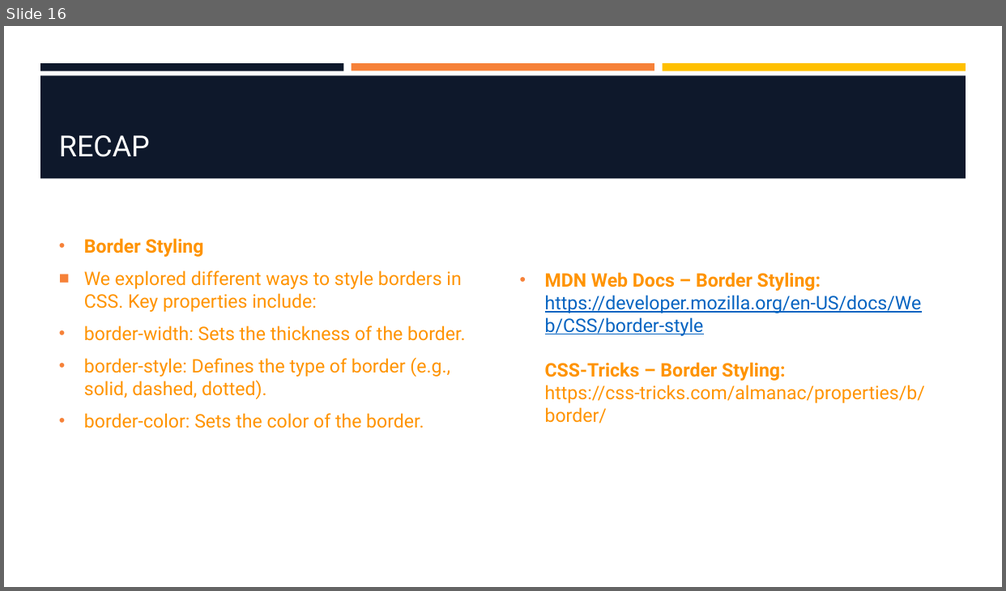
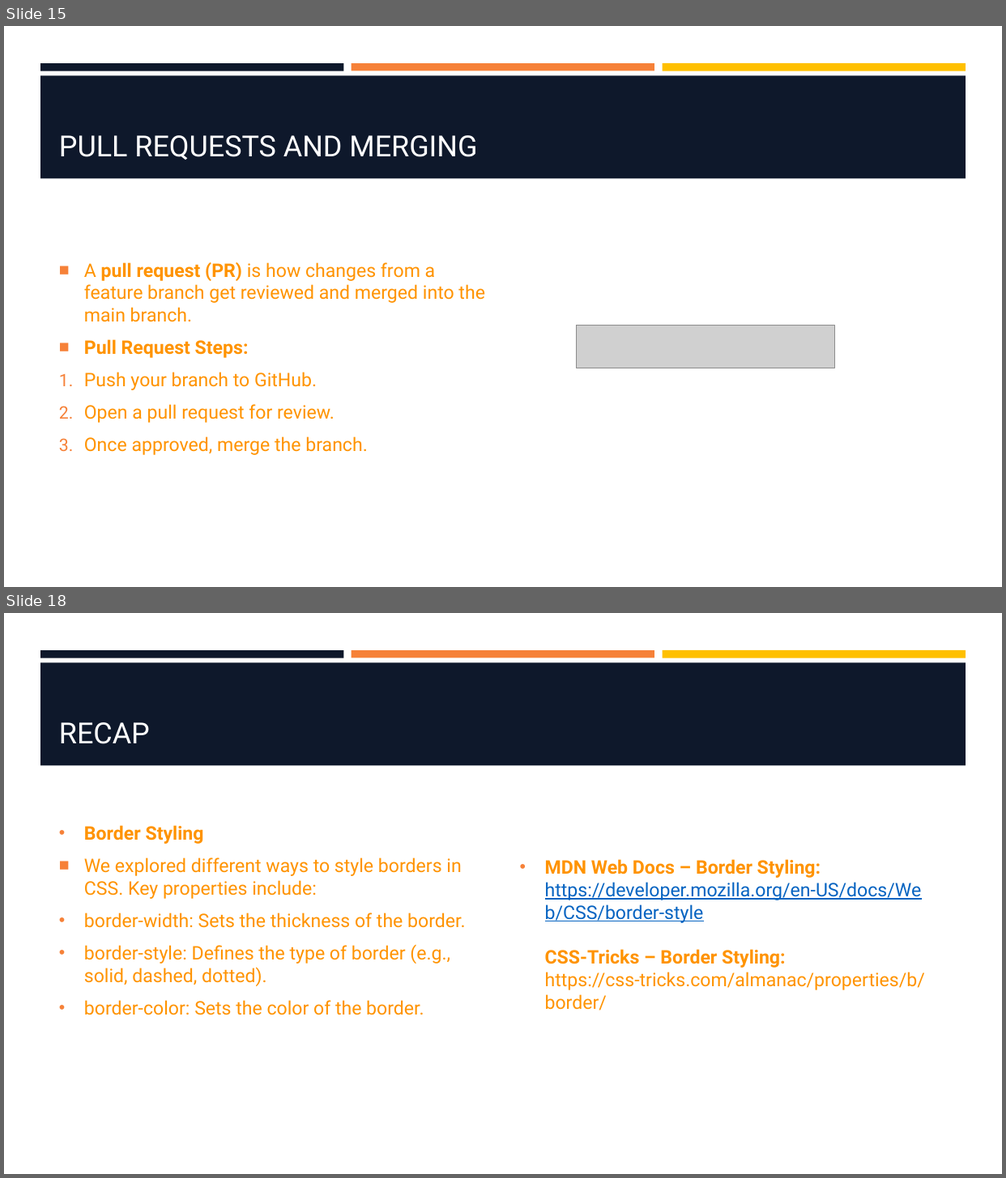
Before and after one commit to hawkeye1900/SBC-Sept24, a slide deck: week-2/W2-S3-FlexBox/W2-S3-FlexBox.pptx. Shown one above the other, each under a label of ours: slide 16 before the commit, slides 15 and 18 after it; the slides between them are not shown. The pictures are 1006x591 and 1006x1178 pixels, drawn with LibreOffice and Linux fonts; fonts in the diff are those of the drawing; grey boxes stand for pictures; background and template pictures are left out. Boxes give left, top, right and bottom in pixels: in the first picture for what was removed or moved away, otherwise in the second. Text is boxed around its words. In the diff, an @@ line names an element or a change of style, - is before the commit and + after.

```diff
--- a/week-2/W2-S3-FlexBox/W2-S3-FlexBox.pptx
+++ b/week-2/W2-S3-FlexBox/W2-S3-FlexBox.pptx
@@ slide 15 added at (4, 26, 1002, 587), background #FFFFFF; not listed: 4 template elements that a slide beside it also shows @@
@@ title added at (59, 135, 477, 160), 28 pt, text #FFFFFF @@
+PULL REQUESTS AND MERGING
@@ text added at (84, 263, 485, 455), 18 pt, text #FF9300 @@
+■ A pull request (PR) is how changes from a feature branch get reviewed and merged into the main branch.
+■ Pull Request Steps:
+1. Push your branch to GitHub.
+2. Open a pull request for review.
+3. Once approved, merge the branch.
@@ picture added at (576, 326, 835, 368) @@
@@ what was slide 16 is now slide 18 @@
```
Also in this commit, not shown: 4 slides changed, 12 other slides added, 11 slides removed, 2 other files.
